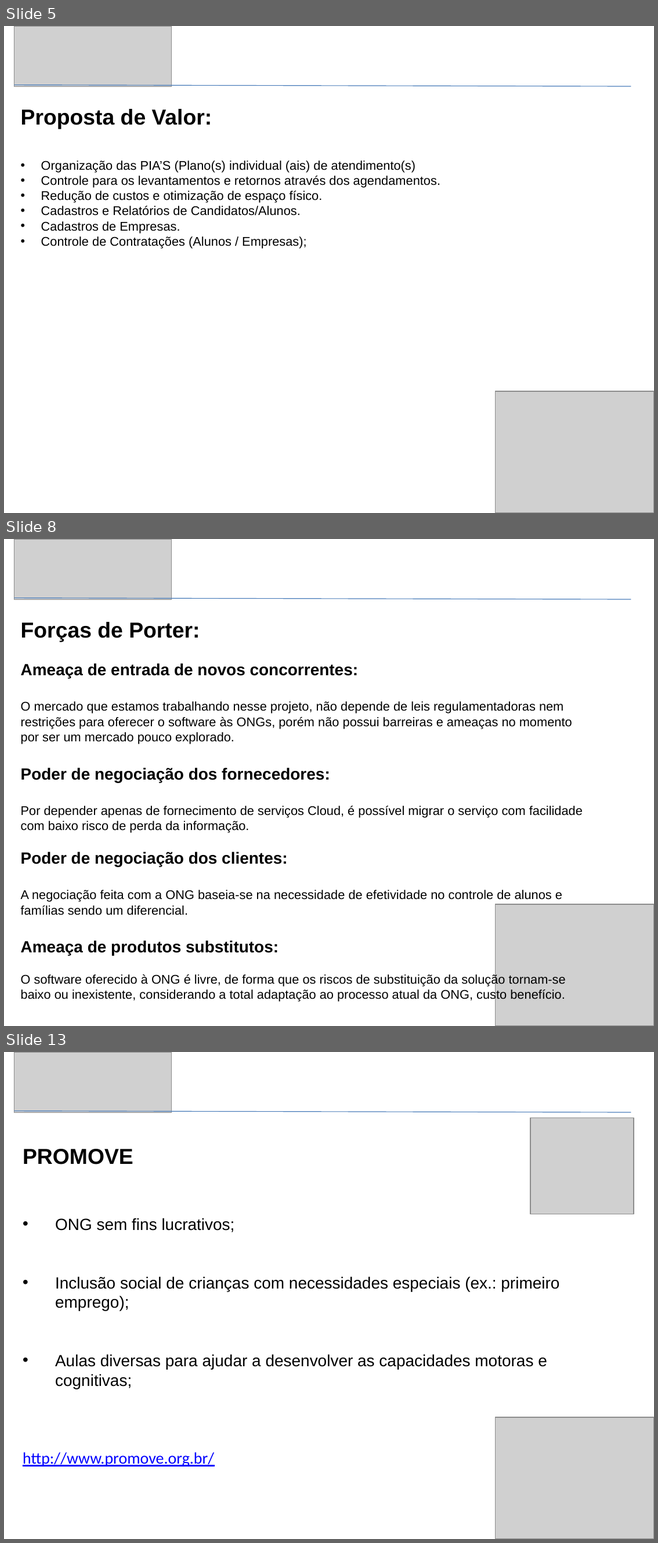
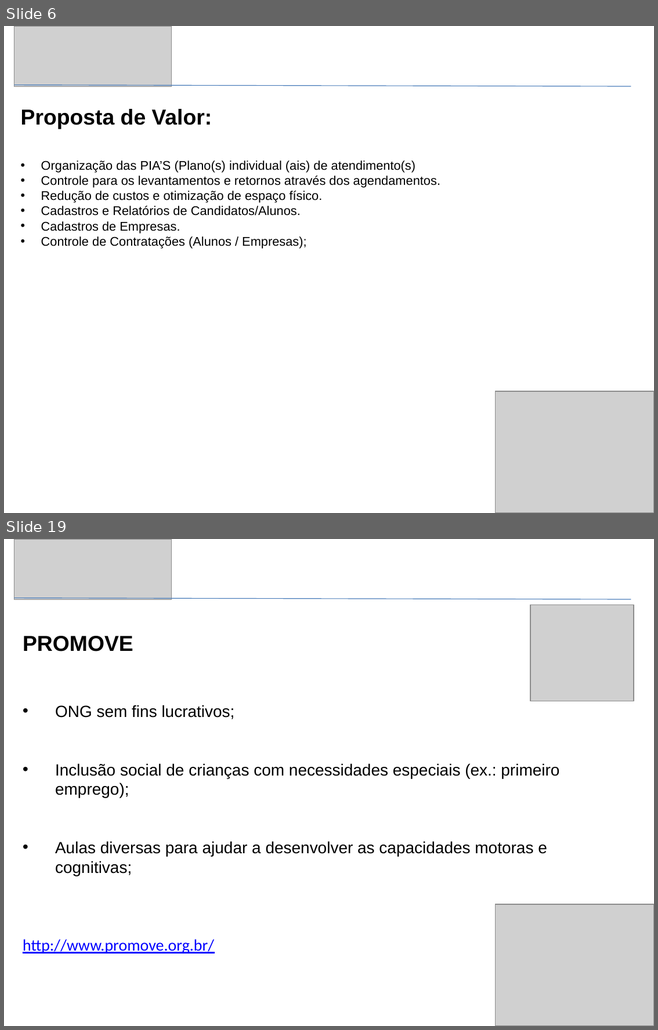
Before and after one commit to Galano/Mable, a slide deck: Artefatos/MABLE - TCC - Faculdade Impacta.pptx. Shown one above the other, each under a label of ours: slides 5, 8 and 13 before the commit, slides 6 and 19 after it; the slides between them are not shown. The pictures are 658x1543 and 658x1030 pixels, drawn with LibreOffice and Linux fonts; fonts in the diff are those of the drawing; grey boxes stand for pictures. Boxes give left, top, right and bottom in pixels: in the first picture for what was removed or moved away, otherwise in the second. Text is boxed around its words. In the diff, an @@ line names an element or a change of style, - is before the commit and + after.

```diff
--- a/Artefatos/MABLE - TCC - Faculdade Impacta.pptx
+++ b/Artefatos/MABLE - TCC - Faculdade Impacta.pptx
@@ slide 8 removed at (4,539,654,1026), background #FFFFFF @@
@@ picture removed at (14,539,172,599) @@
@@ line removed from (14, 598) to (631, 599) @@
@@ text removed at (21,622,582,1002) @@
-Forças de Porter:
-Ameaça de entrada de novos concorrentes:
-O mercado que estamos trabalhando nesse projeto, não depende de leis regulamentadoras nem restrições para oferecer o software às ONGs, porém não possui barreiras e ameaças no momento por ser um mercado pouco explorado.
-Poder de negociação dos fornecedores:
-Por depender apenas de fornecimento de serviços Cloud, é possível migrar o serviço com facilidade com baixo risco de perda da informação.
-Poder de negociação dos clientes:
-A negociação feita com a ONG baseia-se na necessidade de efetividade no controle de alunos e famílias sendo um diferencial.
-Ameaça de produtos substitutos:
-O software oferecido à ONG é livre, de forma que os riscos de substituição da solução tornam-se baixo ou inexistente, considerando a total adaptação ao processo atual da ONG, custo benefício.
@@ picture removed at (495,905,654,1026) @@
@@ what was slide 5 is now slide 6 @@
@@ what was slide 13 is now slide 19 @@
```
Also in this commit, not shown: 3 slides changed, 10 slides added, 3 other slides removed.
